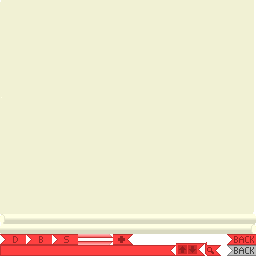
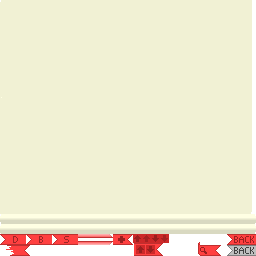
Layered file, before and after one edit (256x256). Changes by layer:
painted on "Search" over [198, 242, 214, 256]
painted on "Scroll top" over [0, 214, 5, 224]
painted on "Scroll bottom" over [251, 224, 256, 234]
painted on "Scroll" over [251, 0, 254, 214]
added layer "Layer" in group "Bookmark area" over [6, 245, 14, 256]
painted on "Bookmark" over [0, 245, 176, 256]
painted on "Bookmark scroll" over [133, 234, 205, 256]
